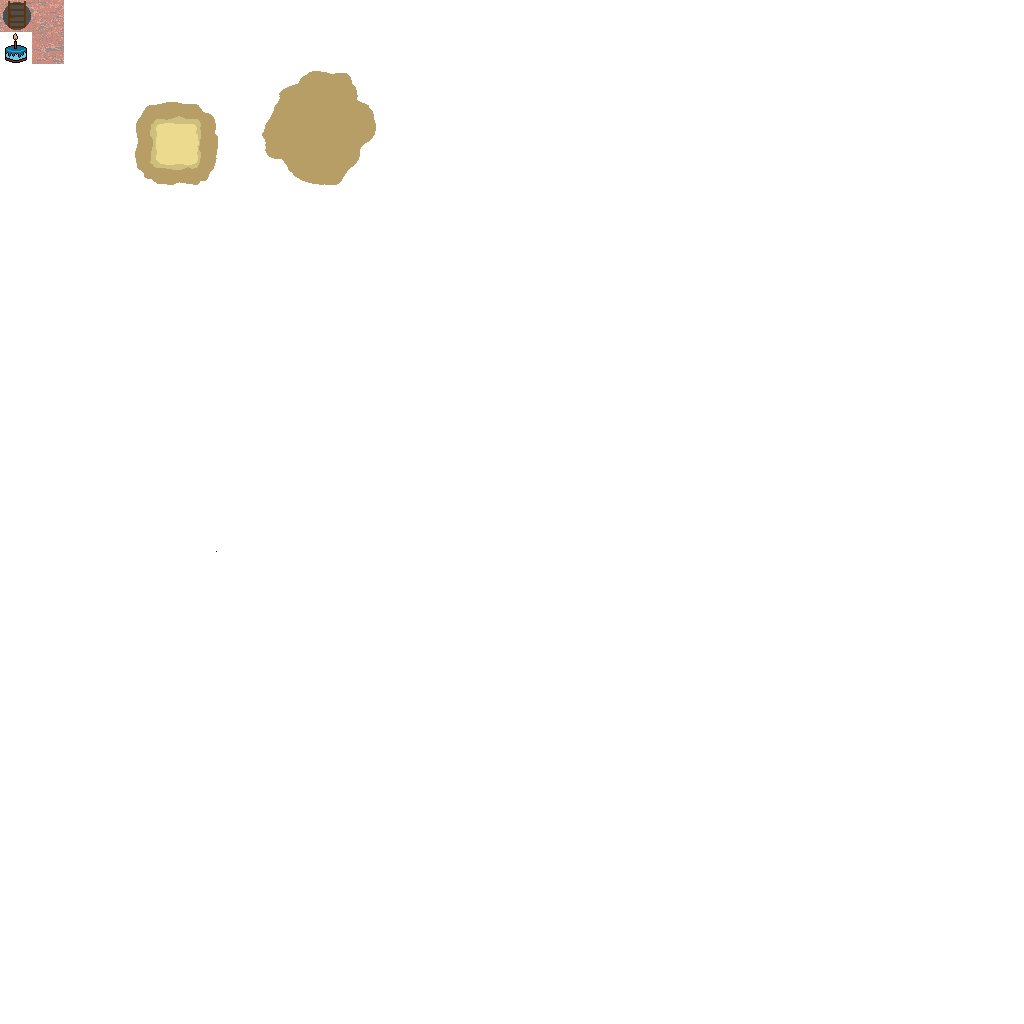
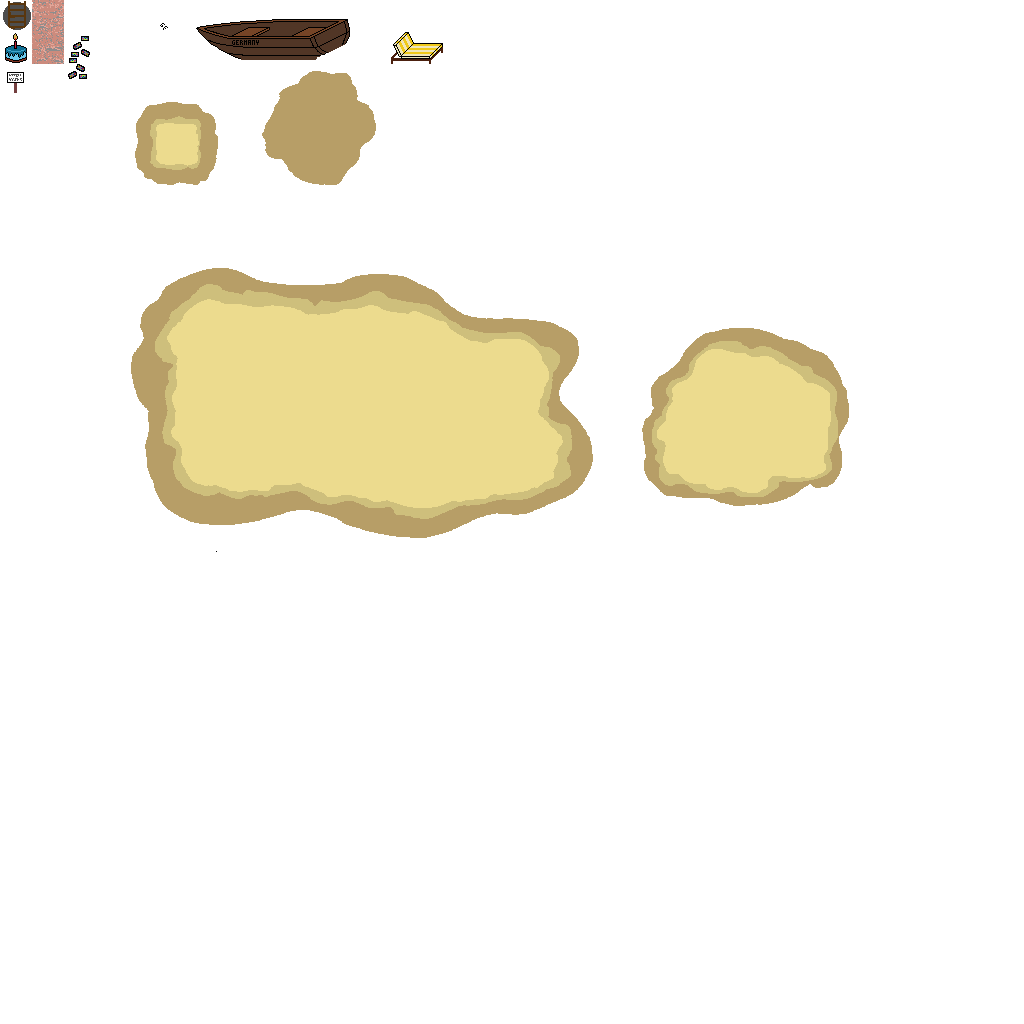
Two versions of the same layered image (1024 x 1024). Layer-by-layer changes:
removed layer "Paint Layer 1 Merged" over [0, 0, 384, 534]
added layer "Paint Layer 1(pasted) Merged" above "Helper_Tree Merged" over [0, 0, 849, 538]
